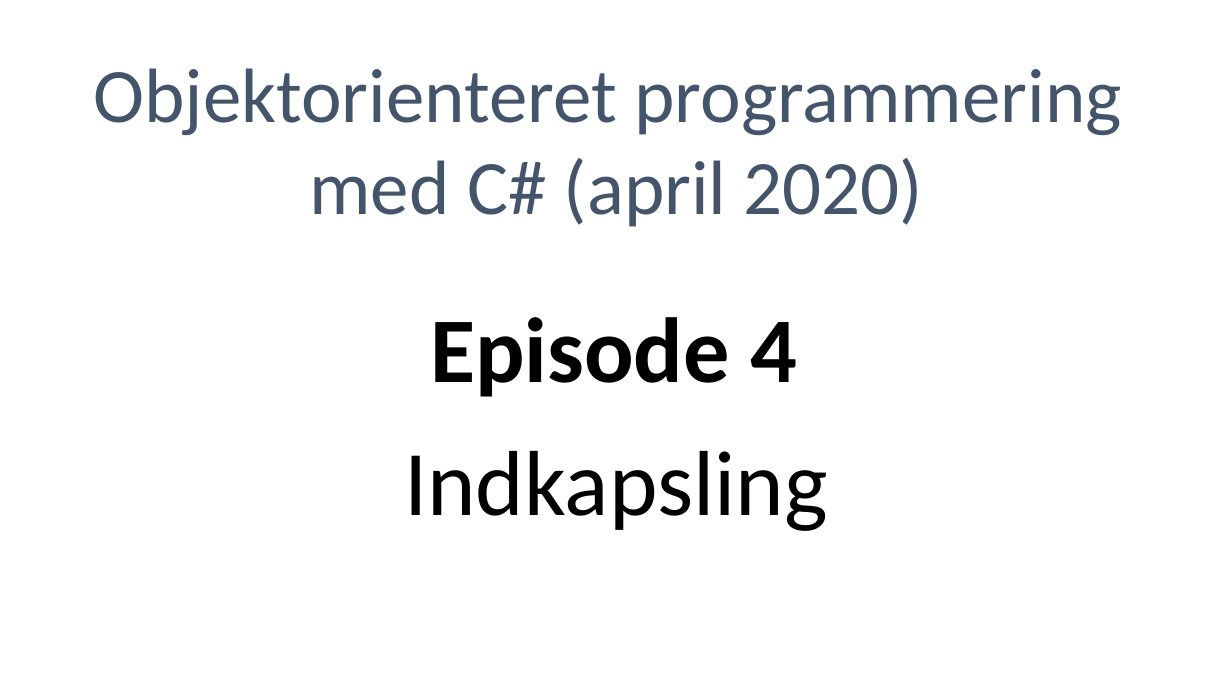
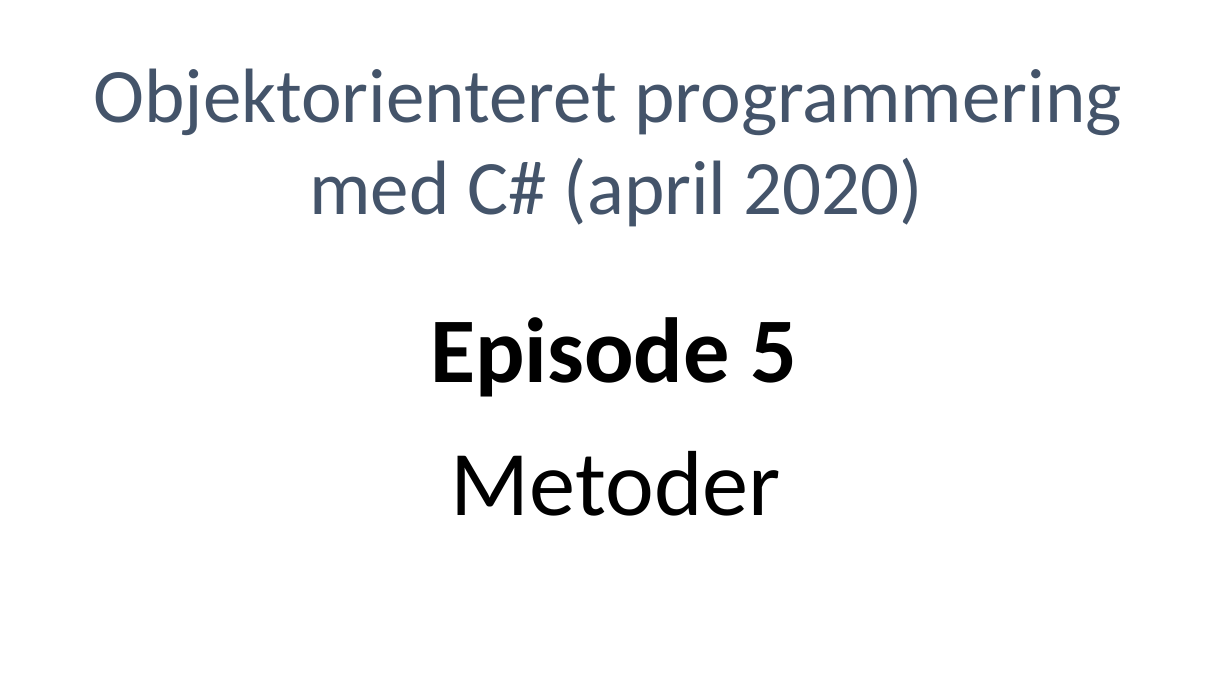
Before and after one commit to devcronberg/csskole, a slide deck: slide 1 of noter/Z01Temp/cover.pptx. Drawn at 1232x693 pixels with LibreOffice and Linux fonts; fonts in the diff are those of the drawing. Boxes give left, top, right and bottom in pixels: in the first picture for what was removed or moved away, otherwise in the second. Text is boxed around its words. In the diff, an @@ line names an element or a change of style, - is before the commit and + after.

```diff
--- a/noter/Z01Temp/cover.pptx
+++ b/noter/Z01Temp/cover.pptx
@@ text at (430,317,798,397): text changed @@
-Episode 4
+Episode 5
@@ text at (451,451,781,516): text changed @@
-Indkapsling
+Metoder
```
Also in this commit, not shown: 3 other files.
